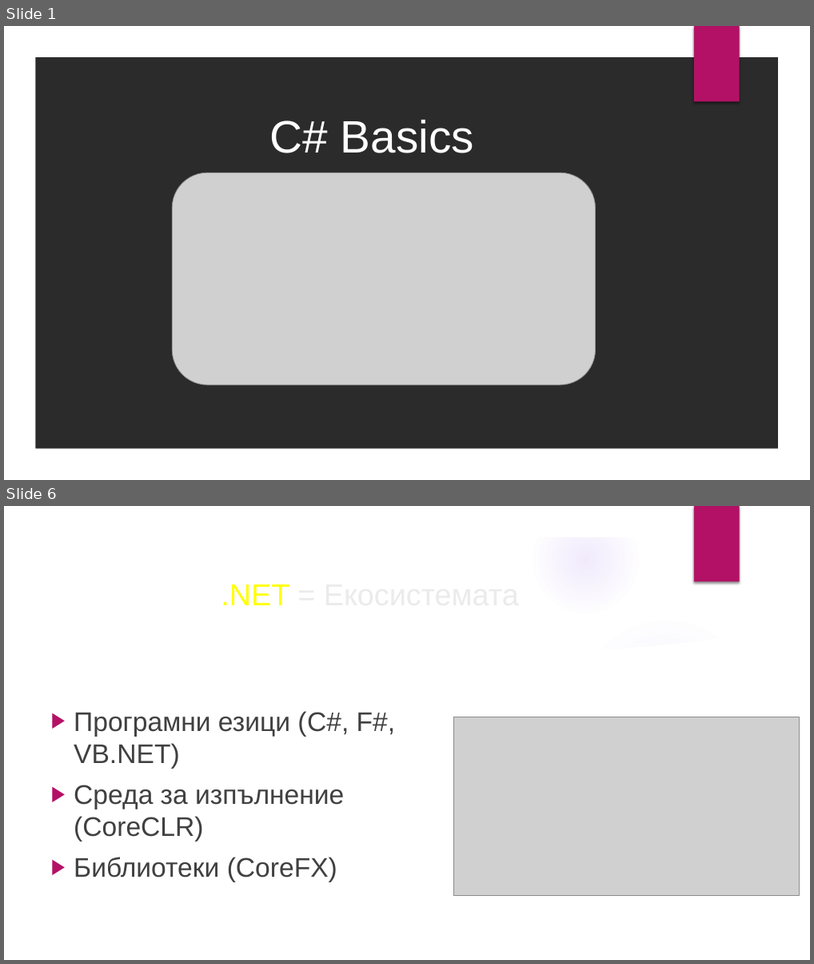
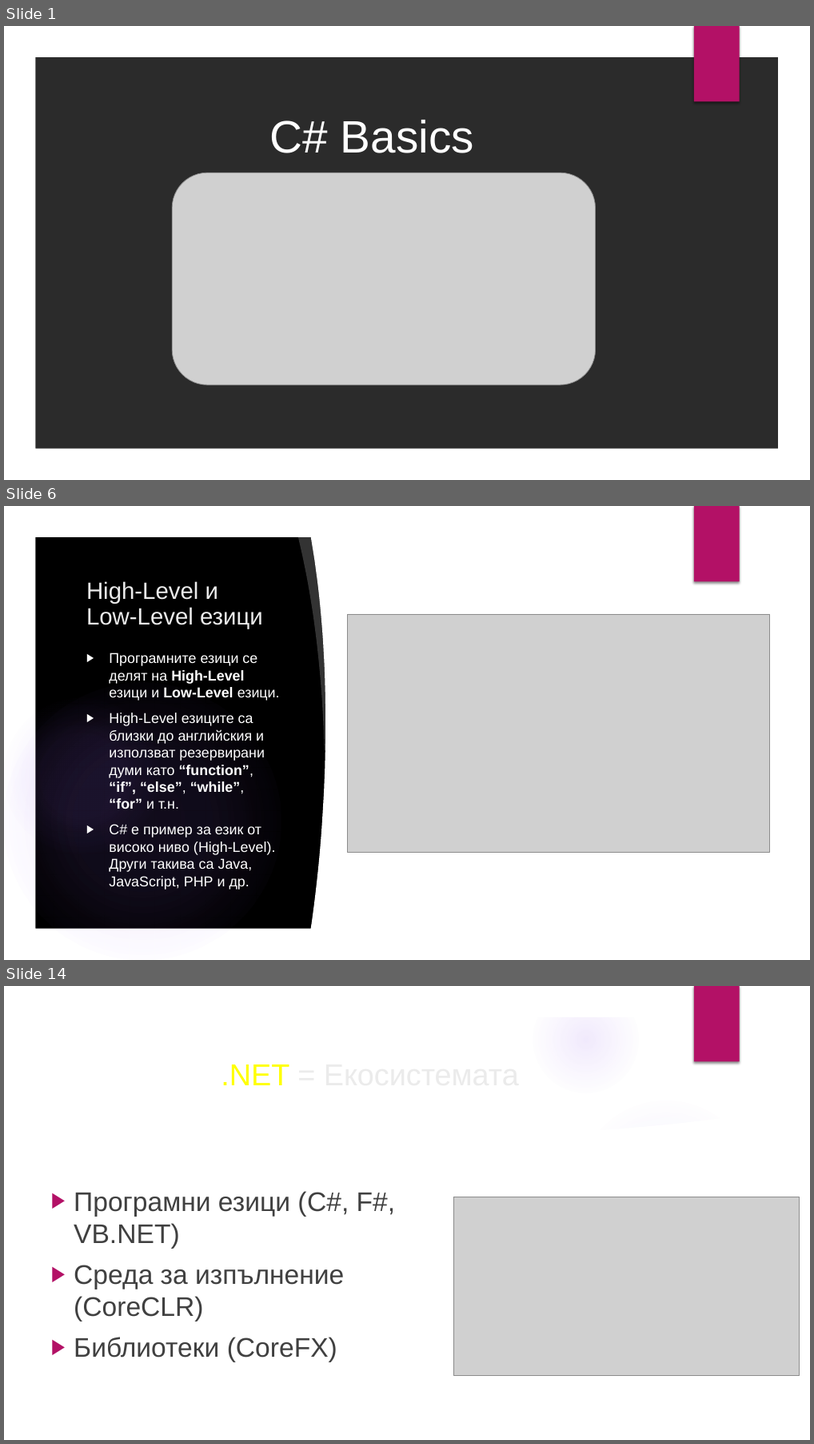
Before and after one commit to velizar92/CSharp-Programming-Presentations, a slide deck: C# Basics.pptx. Shown one above the other, each under a label of ours: slides 1 and 6 before the commit, slides 1, 6 and 14 after it; the slides between them are not shown. The pictures are 814x964 and 814x1444 pixels, drawn with LibreOffice and Linux fonts; fonts in the diff are those of the drawing; grey boxes stand for pictures; background and template pictures are left out; a plain dark background stands for a picture behind light text. Boxes give left, top, right and bottom in pixels: in the first picture for what was removed or moved away, otherwise in the second. Text is boxed around its words. In the diff, an @@ line names an element or a change of style, - is before the commit and + after.

```diff
--- a/C# Basics.pptx
+++ b/C# Basics.pptx
@@ slide 6 added at [4,506,810,960], background picture (left out); not listed: 4 template elements that a slide beside it also shows @@
@@ freeform shape added at [4,506,810,960], fill #000000 @@
@@ freeform shape added at [4,506,810,960], fill #FFFFFF @@
@@ rectangle added at [694,506,740,582], fill #B31166 @@
@@ freeform shape added at [298,532,344,752], fill #FFFFFF at 20% opacity @@
@@ freeform shape added at [310,533,783,933], fill #FFFFFF @@
@@ title added at [86,581,263,628], 28 pt, text #EBEBEB @@
+High-Level и Low-Level езици
@@ picture added at [348,614,770,852] @@
@@ freeform shape added at [565,607,786,672], fill #000000 at 20% opacity @@
@@ freeform shape added at [34,629,780,929], fill #000000 @@
@@ text added at [109,652,280,889], 17 pt, text #FFFFFF @@
+▶ Програмните езици се делят на High-Level езици и Low-Level езици.
+▶ High-Level езиците са близки до английския и използват резервирани думи като “function”, “if”, “else”, “while”, “for” и т.н.
+▶ C# е пример за език от високо ниво (High-Level). Други такива са Java, JavaScript, PHP и др.
@@ ellipse added at [4,683,281,960], fill gradient #9B6BF2 @@
@@ ellipse added at [4,698,160,854], fill gradient #9B6BF2 @@
@@ what was slide 6 is now slide 14 @@
```
Also in this commit, not shown: 8 slides changed, 15 other slides added, 2 slides removed.
